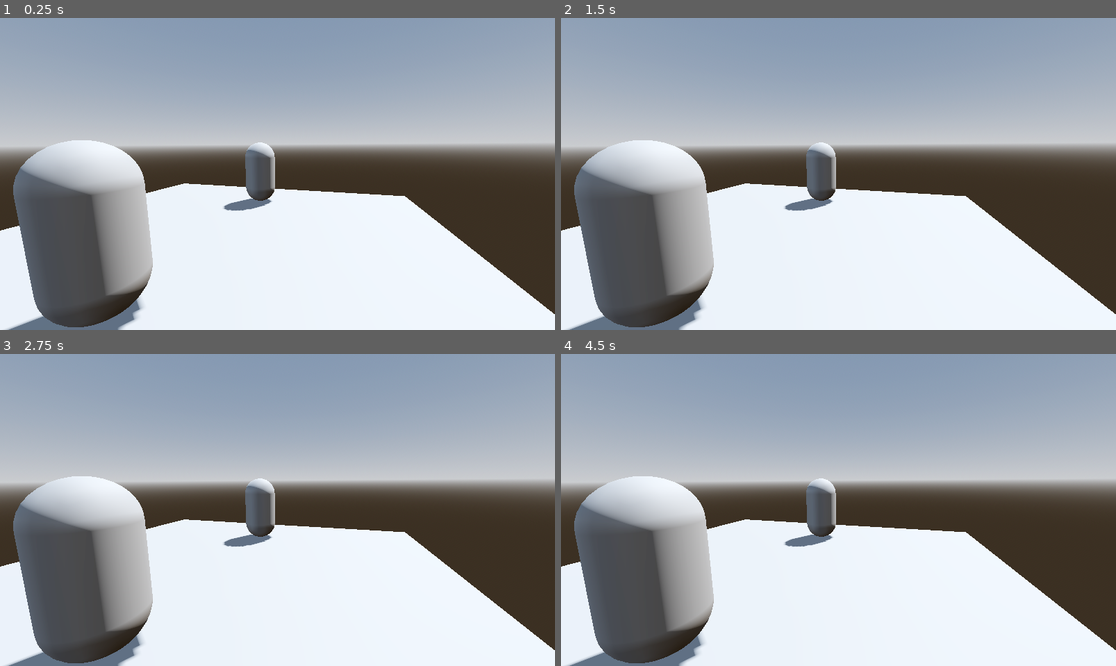
Above: before the commit, frames 1-4 (two rows, left to right).
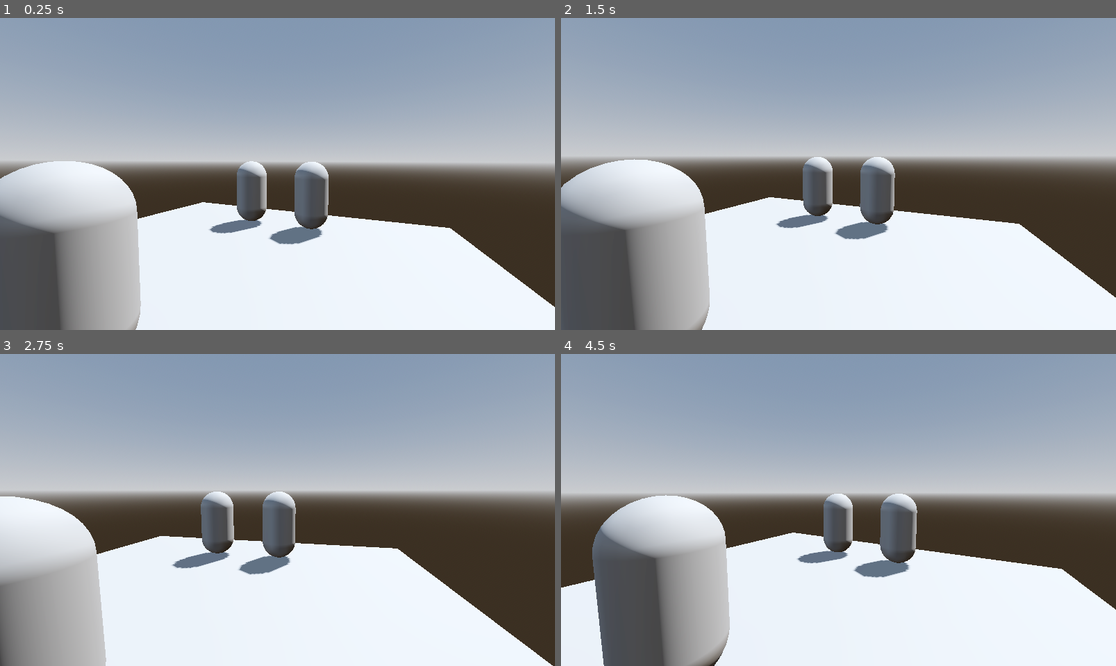
Above: after the commit, the same moments.

Repository: blazetbd/turnbaseddemo
Game: Godot game, scene res://world.tscn
Two runs of this game, one before a commit and one after it. Both use one fixed random seed, a clock stepped at 60 frames per second and the inputs below.
Inputs:
- Up to frame 1 (0.25 s): no input
- Up to frame 2 (1.5 s): hold D (right) 0.53-1.28 s; hold A (left) from 1.28 s (still down)
- Up to frame 3 (2.75 s): release A (left) at 2.03 s; hold D (right) from 2.03 s (still down)
- Up to frame 4 (4.5 s): release D (right) at 3.53 s; hold A (left) from 3.53 s (still down)

The runs differ from the first frame. In frame 1, 26% of the frame differs, in the area x 0-100%, y 39-100%; in frame 2, 23%; in frame 3, 27%; in frame 4, 21%.

Commit message:
Basic camera controls

Diff:
--- a/turnbaseddemo/battle_template/battle_template.gd
+++ b/turnbaseddemo/battle_template/battle_template.gd
@@ -1,21 +1,91 @@
 extends Node3D
+
+
+var turn_queue: Array = []
+var curr_unit: Character
+
+var enemies: Array[Node3D] = []
+var current_target_index: int = 0
+var current_target: Node3D = null
 
 
 func _ready() -> void:
 	load_enemies()
 	load_party()
+	turn_queue = get_unit_order()
+	for character in turn_queue:
+		if character.team == "enemy":
+			enemies.append(character)
+	if enemies.size() > 0:
+		current_target_index = 0
+		current_target = enemies[0]
+	next_turn()
 
 
-func load_enemies():
-	var scene = load("res://enemy/enemy.tscn")
+func _unhandled_input(event: InputEvent) -> void:
+	if event.is_action_pressed("right"):
+		cycle_target(1)
+	elif event.is_action_pressed("left"):
+		cycle_target(-1)
+
+
+func load_enemies() -> void:
+	var scene = load("res://character/character.tscn")
 	var enemy = scene.instantiate()
 	add_child(enemy)
-	enemy.global_position = $Enemies/Slot3.global_position
+	enemy.team = "enemy"
+	enemy.global_position = $Enemies/Slot2.global_position
+
+	var enemy2 = scene.instantiate()
+	add_child(enemy2)
+	enemy2.team = "enemy"
+	enemy2.global_position = $Enemies/Slot4.global_position
 	#print("spawned")
 
 
-func load_party():
-	var scene = load("res://party/party_member.tscn")
+func load_party() -> void:
+	var scene = load("res://character/character.tscn")
 	var party_member = scene.instantiate()
 	add_child(party_member)
+	party_member.speed = 20
+	party_member.team = "party"
 	party_member.global_position = $Party/Slot2.global_position
+
+
+func next_turn():
+	print("Next turn")
+	if turn_queue.is_empty():
+		turn_queue = get_unit_order()
+
+	var camera_rig = $CameraRig
+	curr_unit = turn_queue.pop_front()
+	curr_unit.take_turn()
+	camera_rig.global_position = curr_unit.global_position
+	camera_rig.global_position.y += 2
+	camera_rig.global_position.x += 2
+	camera_rig.target_to_look_at = current_target
+	print(curr_unit.team)
+
+func end_current_turn():
+	print("End turn")
+	curr_unit.end_turn()
+	next_turn()
+
+
+func get_unit_order():
+	var all_units = get_tree().get_nodes_in_group("characters")
+	all_units.sort_custom(func(a,b): return a.speed > b.speed)
+	print(all_units)
+	return all_units
+
+
+func cycle_target(direction: int):
+	if enemies.size() == 0:
+		return
+
+	current_target_index = (current_target_index + direction) % enemies.size()
+	current_target = enemies[current_target_index]
+	print(current_target)
+
+	var camera_rig = $CameraRig
+	camera_rig.target_to_look_at = current_target
--- a/turnbaseddemo/battle_template/battle_template.tscn
+++ b/turnbaseddemo/battle_template/battle_template.tscn
@@ -1,6 +1,7 @@
-[gd_scene load_steps=2 format=3 uid="uid://c6n2a17d3rxnm"]
+[gd_scene load_steps=3 format=3 uid="uid://c6n2a17d3rxnm"]
 
 [ext_resource type="Script" uid="uid://k1do6k8ylald" path="res://battle_template/battle_template.gd" id="1_qxrgt"]
+[ext_resource type="Script" uid="uid://c6s0tlks5yfpt" path="res://battle_template/camera_rig.gd" id="2_xlxt2"]
 
 [node name="BattleTemplate" type="Node3D"]
 script = ExtResource("1_qxrgt")
@@ -34,3 +35,10 @@
 
 [node name="Slot3" type="Marker3D" parent="Party"]
 transform = Transform3D(1, 0, 0, 0, 1, 0, 0, 0, 1, 0.998056, 0, 0)
+
+[node name="CameraRig" type="Node3D" parent="."]
+script = ExtResource("2_xlxt2")
+
+[node name="SpringArm3D" type="SpringArm3D" parent="CameraRig"]
+
+[node name="Camera3D" type="Camera3D" parent="CameraRig/SpringArm3D"]
--- /dev/null
+++ b/turnbaseddemo/battle_template/camera_rig.gd
@@ -0,0 +1,12 @@
+extends Node3D
+
+@export var rotation_speed := 5.0
+var target_to_look_at: Node3D
+
+func _process(delta):
+	if target_to_look_at:
+		var to = target_to_look_at.global_transform.origin
+		to.y += 1.5  # Look at chest/head height
+		var direction = (to - global_transform.origin).normalized()
+		var target_basis = Basis.looking_at(direction, Vector3.UP)
+		global_transform.basis = global_transform.basis.slerp(target_basis, delta * rotation_speed)
--- /dev/null
+++ b/turnbaseddemo/character/character.gd
@@ -0,0 +1,18 @@
+extends CharacterBody3D
+
+
+class_name Character
+
+
+var team: String
+var health: int = 100
+@export var speed: int = 10
+var is_turn: bool = false
+
+
+func take_turn():
+	is_turn = true
+
+
+func end_turn():
+	is_turn = false
--- /dev/null
+++ b/turnbaseddemo/character/character.tscn
@@ -0,0 +1,17 @@
+[gd_scene load_steps=4 format=3 uid="uid://cx5sovbggc2qf"]
+
+[ext_resource type="Script" uid="uid://cux72yorqctue" path="res://character/character.gd" id="1_yf0e5"]
+
+[sub_resource type="CapsuleShape3D" id="CapsuleShape3D_phxro"]
+
+[sub_resource type="CapsuleMesh" id="CapsuleMesh_yf0e5"]
+
+[node name="Character" type="CharacterBody3D" groups=["characters"]]
+script = ExtResource("1_yf0e5")
+
+[node name="CollisionShape3D" type="CollisionShape3D" parent="."]
+transform = Transform3D(1, 0, 0, 0, 1, 0, 0, 0, 1, 0, 1.05806, 0)
+shape = SubResource("CapsuleShape3D_phxro")
+
+[node name="MeshInstance3D" type="MeshInstance3D" parent="CollisionShape3D"]
+mesh = SubResource("CapsuleMesh_yf0e5")
--- a/turnbaseddemo/enemy/enemy.gd
+++ /dev/null
@@ -1,8 +0,0 @@
-extends StaticBody3D
-
-@export var health: int
-@export var atk: int
-@export var def: int
-@export var agi: int
-
-#stuff here soon tm
--- a/turnbaseddemo/enemy/enemy.tscn
+++ /dev/null
@@ -1,19 +0,0 @@
-[gd_scene load_steps=4 format=3 uid="uid://dymb2jfy7n5hx"]
-
-[ext_resource type="Script" uid="uid://c4sdb4bv85pwr" path="res://enemy/enemy.gd" id="1_2mvqj"]
-
-[sub_resource type="CapsuleShape3D" id="CapsuleShape3D_scxef"]
-
-[sub_resource type="CapsuleMesh" id="CapsuleMesh_scxef"]
-
-[node name="Enemy" type="StaticBody3D"]
-script = ExtResource("1_2mvqj")
-
-[node name="CollisionShape3D" type="CollisionShape3D" parent="."]
-transform = Transform3D(1, 0, 0, 0, 1, 0, 0, 0, 1, 0, 1.00362, 0)
-shape = SubResource("CapsuleShape3D_scxef")
-
-[node name="MeshInstance3D" type="MeshInstance3D" parent="CollisionShape3D"]
-transform = Transform3D(1, 0, 0, 0, 1, 0, 0, 0, 1, 0, 0.00224483, 0)
-mesh = SubResource("CapsuleMesh_scxef")
-skeleton = NodePath("../..")
--- a/turnbaseddemo/party/party_member.gd
+++ /dev/null
@@ -1,16 +0,0 @@
-extends StaticBody3D
-
-
-@export var health: int
-@export var atk: int
-@export var def: int
-@export var agi: int
-
-
-@onready var cam: Camera3D = $Camera3D
-
-var curr_target: int
-
-
-func _ready() -> void:
-	curr_target = 3
--- a/turnbaseddemo/party/party_member.tscn
+++ /dev/null
@@ -1,20 +0,0 @@
-[gd_scene load_steps=4 format=3 uid="uid://5rs6286xuect"]
-
-[ext_resource type="Script" uid="uid://ufxm8l3qca8c" path="res://party/party_member.gd" id="1_8d61u"]
-
-[sub_resource type="CapsuleShape3D" id="CapsuleShape3D_70mle"]
-
-[sub_resource type="CapsuleMesh" id="CapsuleMesh_8d61u"]
-
-[node name="PartyMember" type="StaticBody3D"]
-script = ExtResource("1_8d61u")
-
-[node name="CollisionShape3D" type="CollisionShape3D" parent="."]
-transform = Transform3D(1, 0, 0, 0, 1, 0, 0, 0, 1, 0, 0.999177, 0)
-shape = SubResource("CapsuleShape3D_70mle")
-
-[node name="MeshInstance3D" type="MeshInstance3D" parent="CollisionShape3D"]
-mesh = SubResource("CapsuleMesh_8d61u")
-
-[node name="Camera3D" type="Camera3D" parent="."]
-transform = Transform3D(0.95824, -0.0345973, 0.283865, -0.00702241, 0.989508, 0.144306, -0.285879, -0.140273, 0.947943, 2.55362, 1.94041, 1.47259)
--- a/turnbaseddemo/project.godot
+++ b/turnbaseddemo/project.godot
@@ -14,6 +14,10 @@
 run/main_scene="uid://cyomn10mfpm0j"
 config/features=PackedStringArray("4.4", "Forward Plus")
 config/icon="res://icon.svg"
+
+[global_group]
+
+characters=""
 
 [input]
 
Not shown, added: turnbaseddemo/battle_template/camera_rig.gd.uid
Not shown, added: turnbaseddemo/character/character.gd.uid
Not shown, removed: turnbaseddemo/enemy/enemy.gd.uid
Not shown, removed: turnbaseddemo/party/party_member.gd.uid
